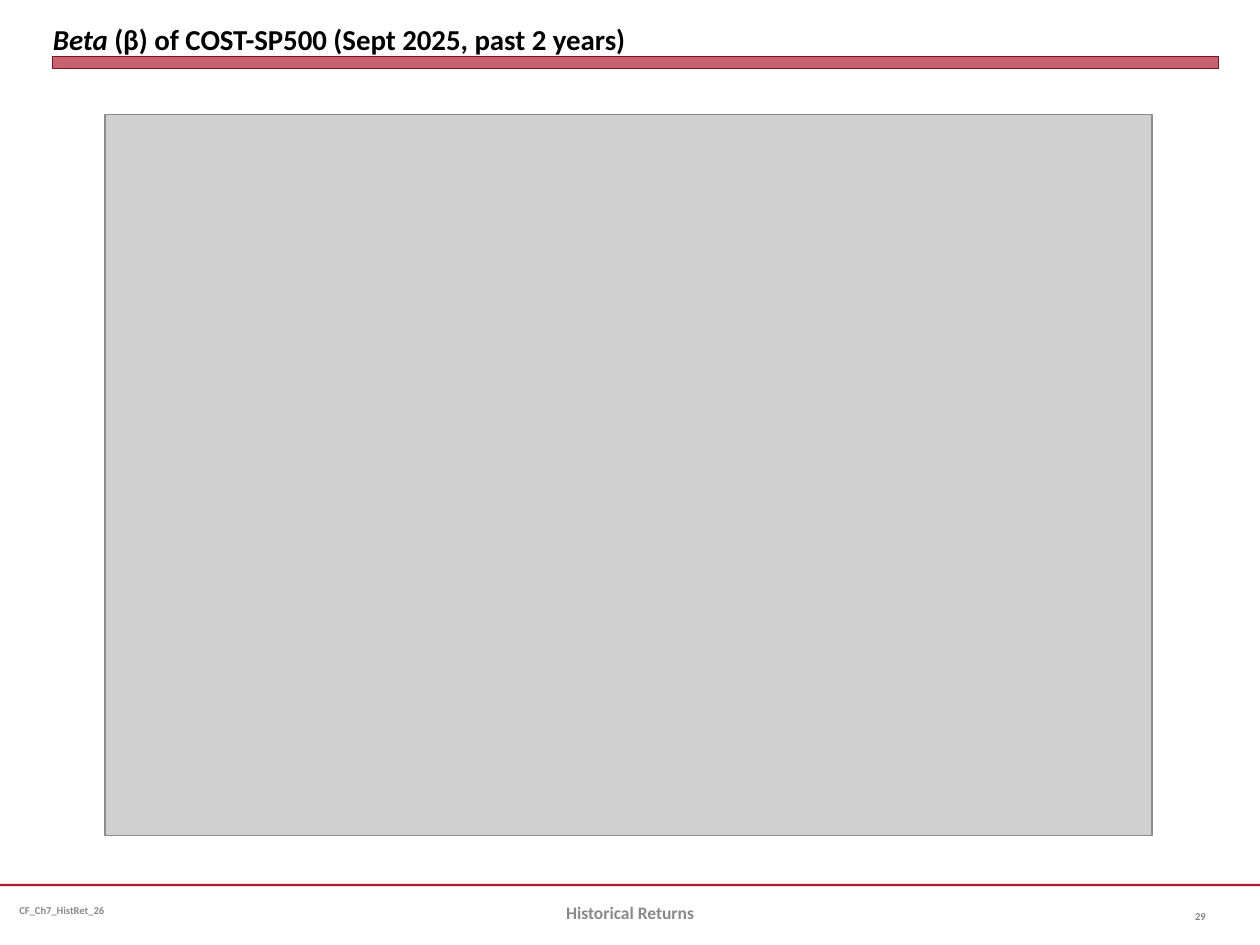
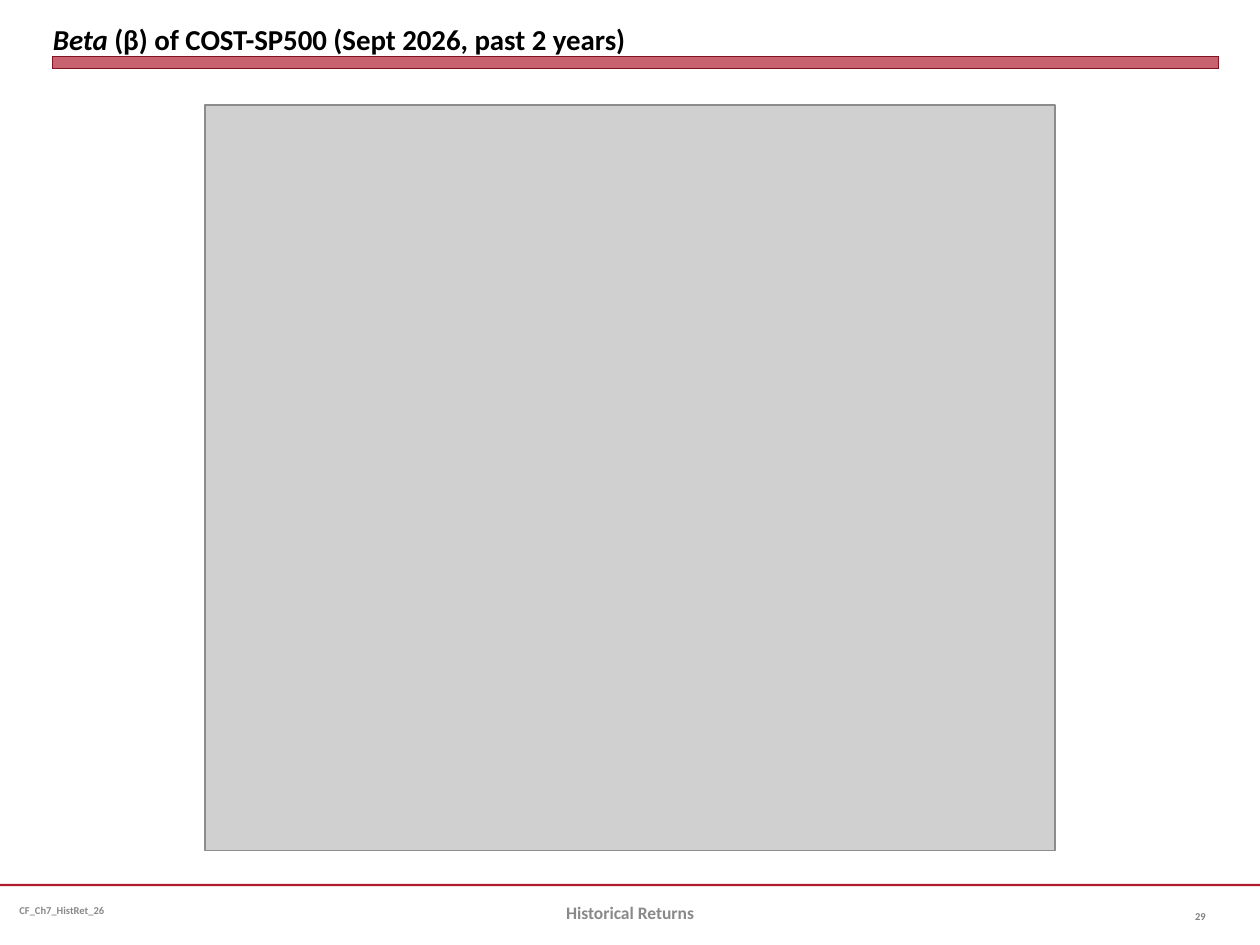
Before and after one commit to jmc877/Corporate-Finance, a slide deck: slide 29 of slides/CF_Ch7_HistRet_26.pptx. Drawn at 1260x945 pixels with LibreOffice and Linux fonts; fonts in the diff are those of the drawing; grey boxes stand for pictures. Boxes give left, top, right and bottom in pixels: in the first picture for what was removed or moved away, otherwise in the second. Text is boxed around its words. In the diff, an @@ line names an element or a change of style, - is before the commit and + after.

```diff
--- a/slides/CF_Ch7_HistRet_26.pptx
+++ b/slides/CF_Ch7_HistRet_26.pptx
@@ title at (x1=53, y1=28, x2=625, y2=57): text changed @@
-Beta (β) of COST-SP500 (Sept 2025, past 2 years)
+Beta (β) of COST-SP500 (Sept 2026, past 2 years)
@@ picture resized from (x1=105, y1=115, x2=1152, y2=835) to (x1=205, y1=105, x2=1056, y2=850) @@
```
